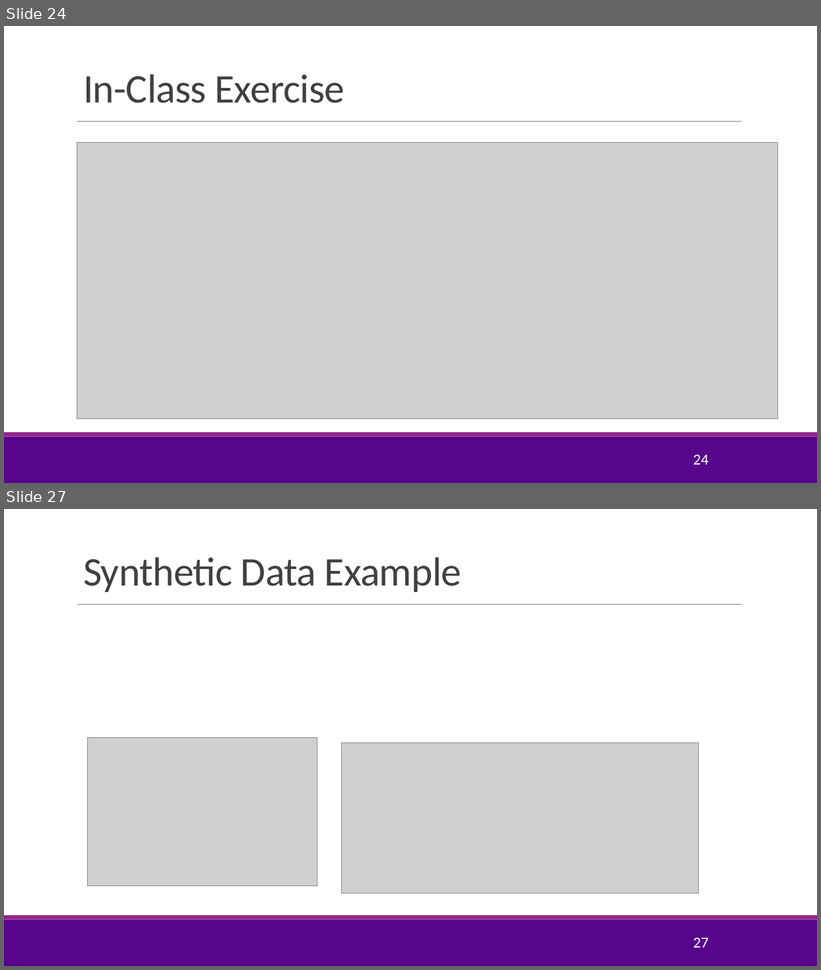
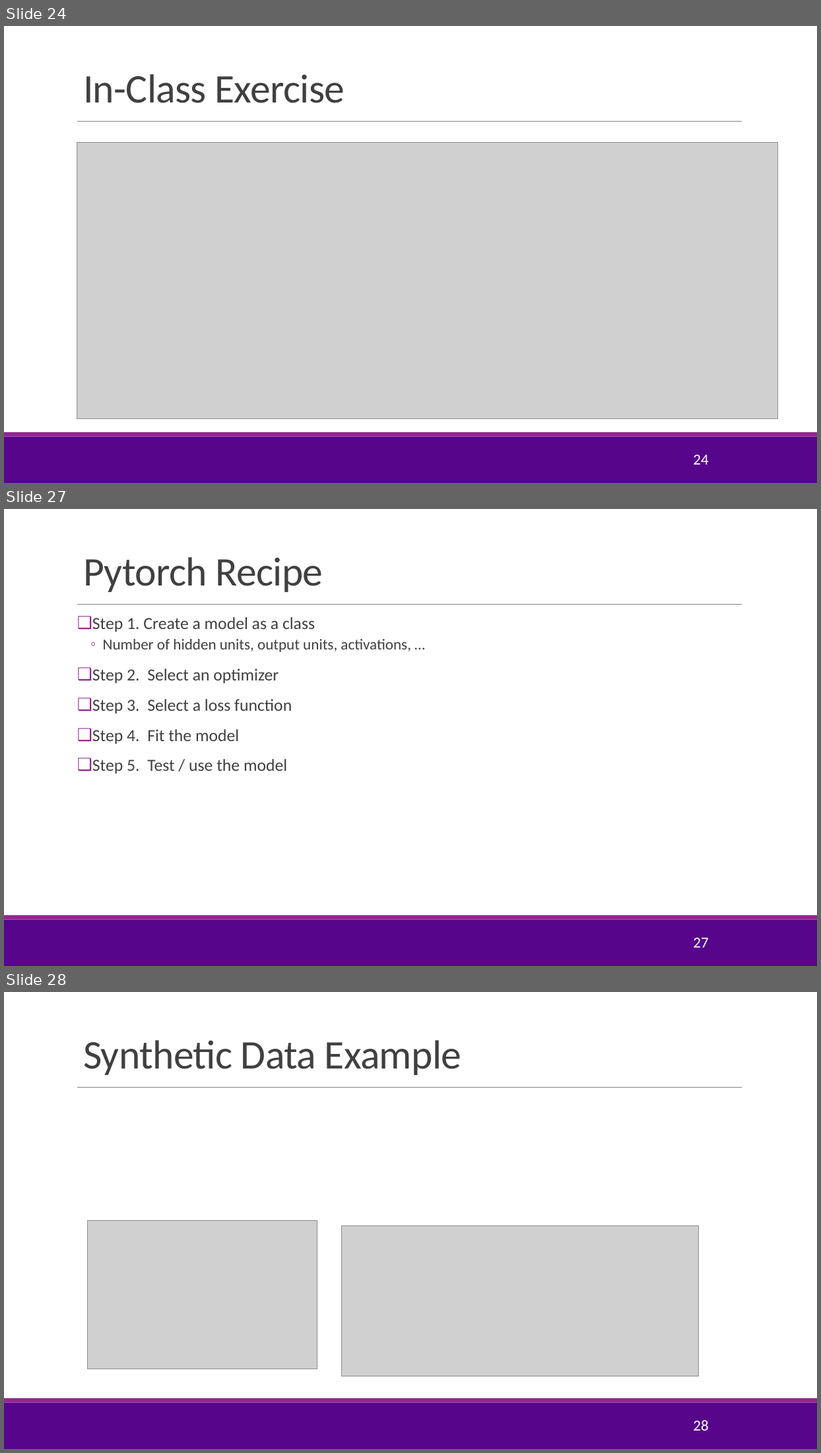
Before and after one commit to sdrangan/introml, a slide deck: lectures/Lect09_NeuralNet.pptx. Shown one above the other, each under a label of ours: slides 24 and 27 before the commit, slides 24, 27 and 28 after it; the slides between them are not shown. The pictures are 821x970 and 821x1453 pixels, drawn with LibreOffice and Linux fonts; fonts in the diff are those of the drawing; grey boxes stand for pictures; background and template pictures are left out. Boxes give left, top, right and bottom in pixels: in the first picture for what was removed or moved away, otherwise in the second. Text is boxed around its words. In the diff, an @@ line names an element or a change of style, - is before the commit and + after.

```diff
--- a/lectures/Lect09_NeuralNet.pptx
+++ b/lectures/Lect09_NeuralNet.pptx
@@ slide 27 added at (x1=4, y1=509, x2=817, y2=966), background #FFFFFF; not listed: 3 template elements that a slide beside it also shows @@
@@ title added at (x1=83, y1=557, x2=323, y2=592), 48 pt, text #404040 @@
+Pytorch Recipe
@@ text added at (x1=92, y1=617, x2=411, y2=774), 20 pt, text #404040 @@
+❑ Step 1. Create a model as a class
+  ◦ Number of hidden units, output units, activations, …
+❑ Step 2. Select an optimizer
+❑ Step 3. Select a loss function
+❑ Step 4. Fit the model
+❑ Step 5. Test / use the model
@@ page number added at (x1=693, y1=938, x2=708, y2=948), 18 pt, text #FFFFFF @@
+27
@@ what was slide 27 is now slide 28 @@
@@ page number at (x1=693, y1=1420, x2=708, y2=1431): text changed @@
-27
+28
```
Also in this commit, not shown: 8 slides changed, 18 other slides added, 1 other file.
